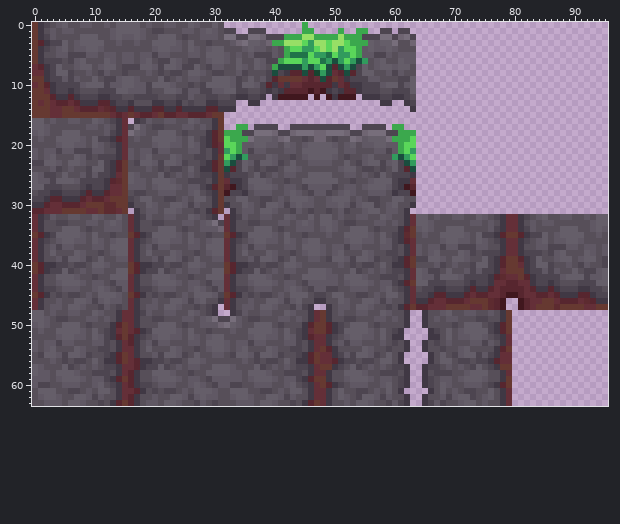
File history of a sprite sheet, aseprite/dirt to stone.png. That is the earlier state.
The file is 96x64 pixels. Colours within 5 levels of each other are drawn and written as one.
The result:
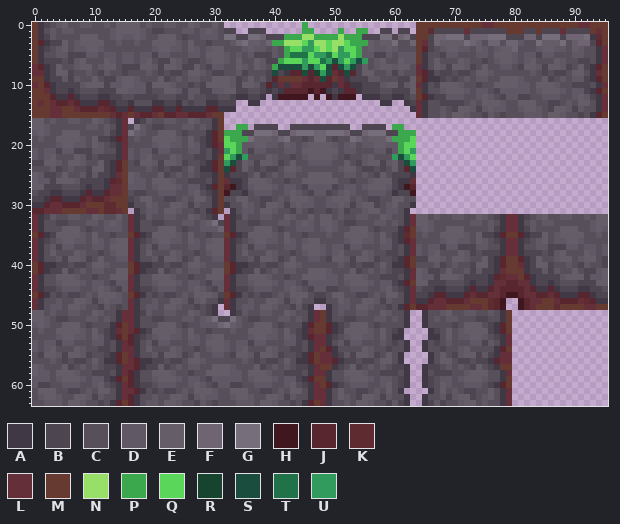
Palette (. is transparent): A #403844  B #4d4550  C #574f59  D #605864  E #655e69  F #6f6572  G #776e7b  H #40171e  J #57262f  K #5d2b30  L #642f38  M #663931  N #97df66  P #3ba84d  Q #5ad65a  R #16442f  S #1a4d3e  T #207249  U #319b5d
Author's note on the commit: uppdaterade stenjord
The exact change:
Changed rows in their new state; - is an unchanged pixel.
first column x 64:
 0 MMMMMMMMMMMLLMMMMMMMMMMMMMMLLMMM
 1 MMKBBBBBLBBBBBBMMMBBMBBBLBBBBMLM
 2 MMBFFGGGBFFFGGGBBBFFBGGGBFFFGAKM
 3 MLBFEEEEGFECFFCFFDCCGEEEGCEFFBJM
 4 MJBCDEEDDCEDCDEEFCCCDEEDDCEDCCAL
 5 MACCBDDCCCDDCEEEDCDDBDDCCCDDCCAL
 6 MACECCCEDCCBCDEEDCDECCCEDCCBBCAL
 7 LACEDBEEDBCECCDDCBEEDBEEDBCEBAJM
 8 LJACBBCBBCEEDCCCCCCDCBCBBCEECALM
 9 MJAABCBCDCDDCCEEEDCCCEBCDCDDBAJM
10 LACBEEEDCCBCCEEEEDDCEEEDCCBBBCAL
11 MACCDEEEDCDDCBDDDDDCDEEEDCDDBAJM
12 MJABBDDDCCDEDCBDDBBCCDDDCCDEDBAL
13 LACCBBBBCDCEEEDCCEEECCBBCDCEECAL
14 LACCDCBEEDBDEDDCCDEEDCBEEDBDCCAL
15 LACCDCEEDCCBDCBCCCDDDCEEDCCBCAJM
Changed places in both pictures, as pixel boxes (x1, y1, x2, y2):
added: (416, 22, 608, 118)
